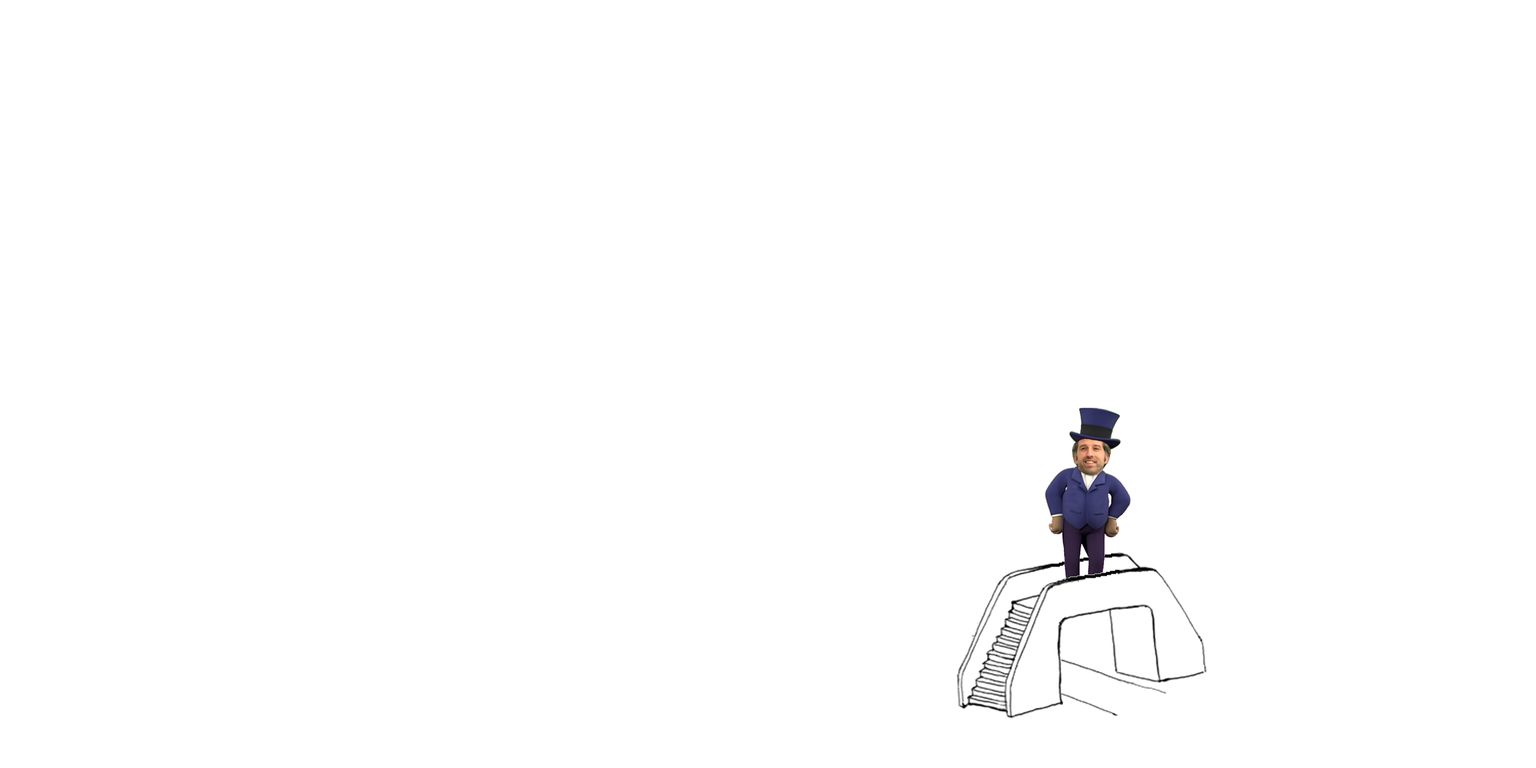
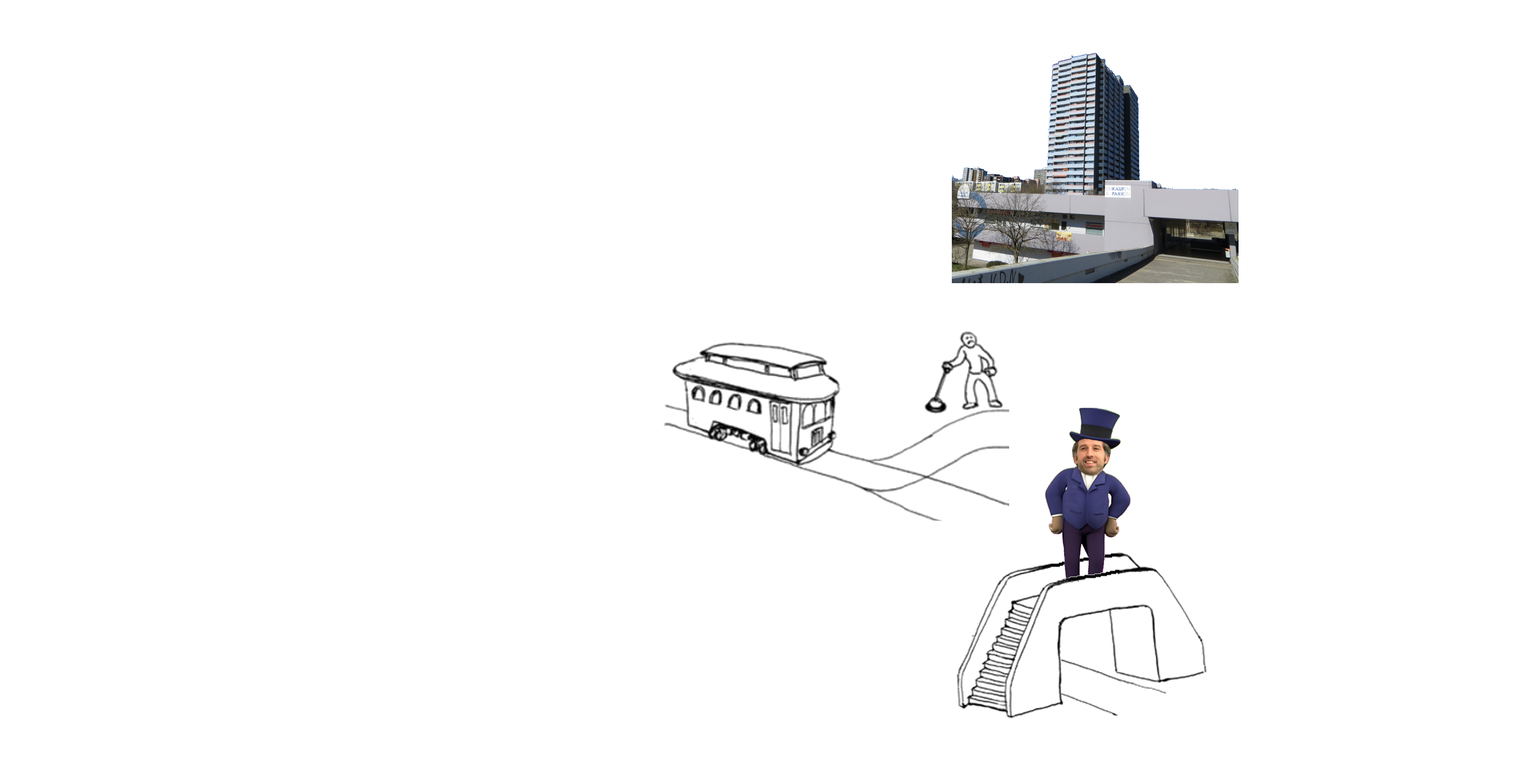
Layer changes from the first 1536×768 image to the second:
painted on "who" over bbox(663, 52, 1239, 521)
